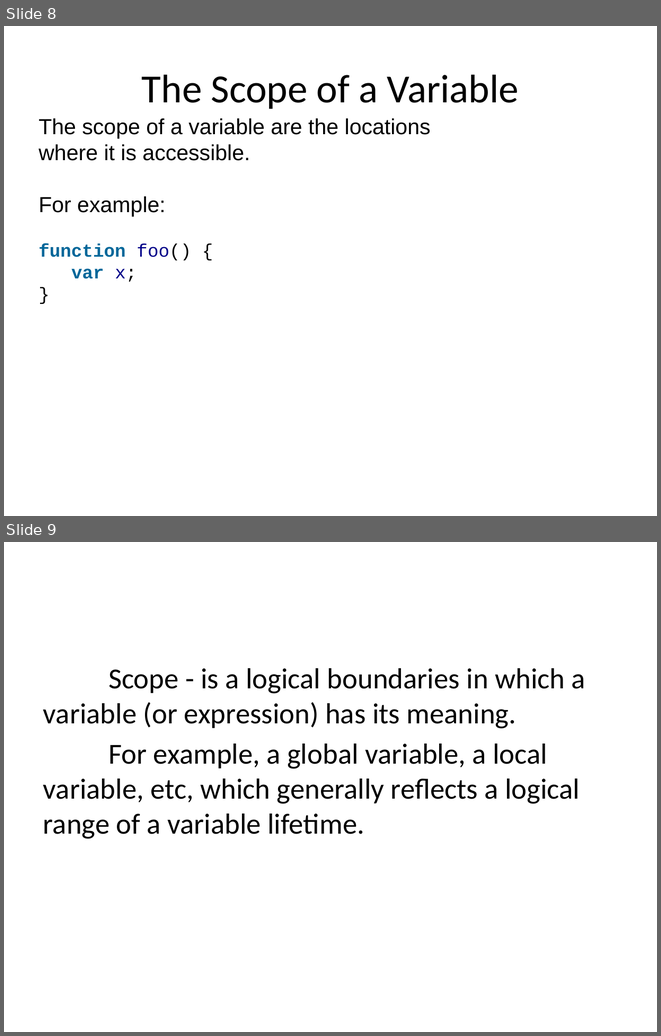
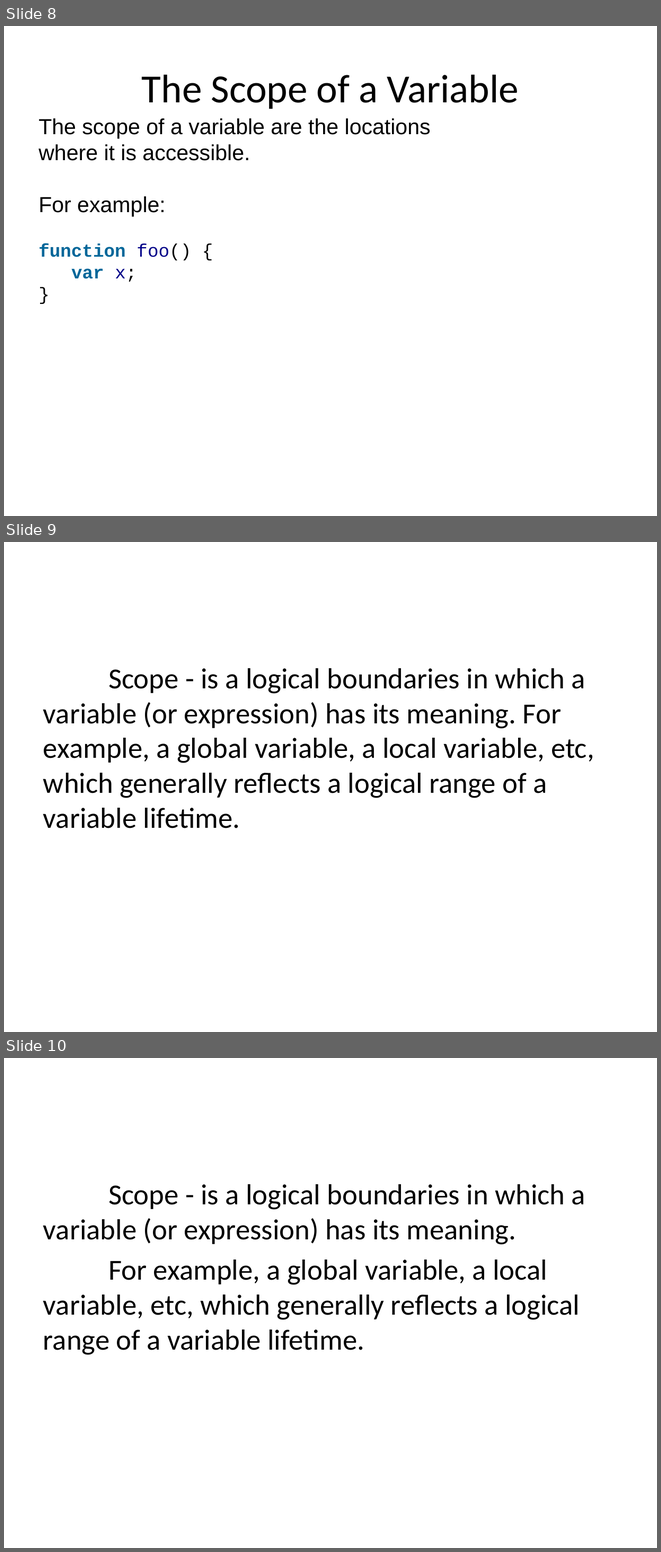
Before and after one commit to dzmitry-varabei/front-end-course, a slide deck: lecture-3-recap-scope/scope.pptx. Shown one above the other, each under a label of ours: slides 8 and 9 before the commit, slides 8, 9 and 10 after it. The pictures are 661x1036 and 661x1552 pixels, drawn with LibreOffice and Linux fonts; fonts in the diff are those of the drawing. Boxes give left, top, right and bottom in pixels: in the first picture for what was removed or moved away, otherwise in the second. Text is boxed around its words. In the diff, an @@ line names an element or a change of style, - is before the commit and + after.

Commit message:
update

```diff
--- a/lecture-3-recap-scope/scope.pptx
+++ b/lecture-3-recap-scope/scope.pptx
@@ slide 9 added at box(4, 542, 657, 1032), background #FFFFFF @@
@@ text added at box(43, 668, 594, 828), 32 pt, text #000000 @@
+Scope - is a logical boundaries in which a variable (or expression) has its meaning. For example, a global variable, a local variable, etc, which generally reflects a logical range of a variable lifetime.
@@ what was slide 9 is now slide 10 @@
```
